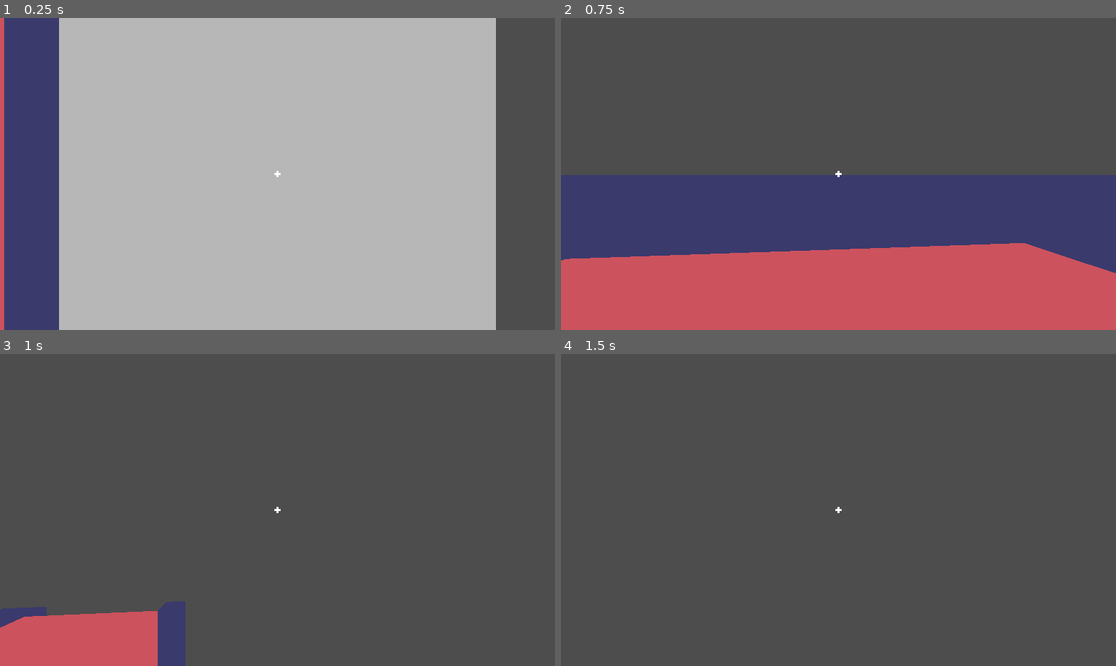
Above: before the commit, frames 1-4 (two rows, left to right).
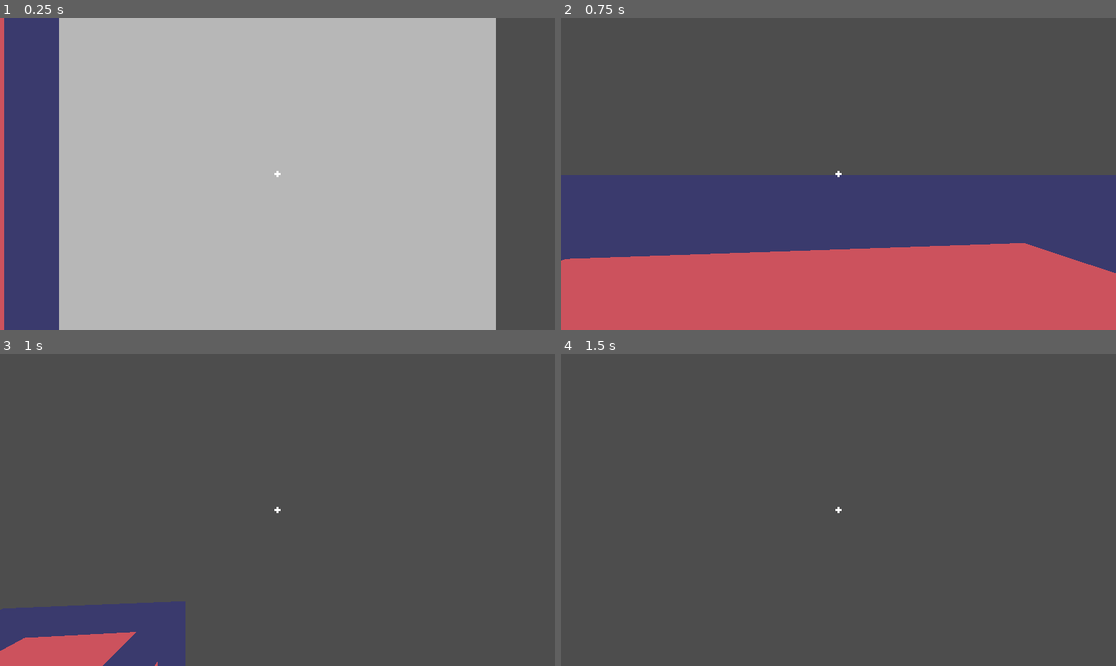
Above: after the commit, the same moments.

Repository: Hardware7253/Voxel-Demo
Game: Godot game, scene res://scenes/main.tscn
Two runs of this game, one before a commit and one after it. Both use one fixed random seed, a clock stepped at 60 frames per second and the inputs below.
Inputs (mouse positions are in pixels of both pictures, inside the frame that each line leads up to):
- Up to frame 1 (0.25 s): no input
- Up to frame 2 (0.75 s): tap Enter at 0.5 s; move the mouse to (866, 174) at 0.52 s; press the mouse at (866, 174) at 0.53 s; hold Space (fly_up) from 0.53 s (still down); right-click (866, 174) at 0.6 s
- Up to frame 3 (1 s): keep holding Space (fly_up)
- Up to frame 4 (1.5 s): keep holding Space (fly_up); move the mouse to (810, 510) at 1.27 s; release the mouse at (810, 510) at 1.28 s; click (810, 510) at 1.35 s

Frames 1-2 are identical in both runs. In frame 3, 3.2% of the frame differs, in the area x 0-30%, y 79-100%; in frame 4, nothing differs.

Commit message:
Rule tile thing almost works
It looks like it works but it's very buggy.
Behaviour seems to change with the placement normal direction

Diff:
--- a/blocks/transporter.gd
+++ b/blocks/transporter.gd
@@ -1,13 +1,11 @@
 extends StaticBody3D
-
-@export var replacement_block: PackedScene
 
 # Updates this block based on what block surrounds it
 # If the block is updated this function will spawn the new block and enter it into the blocks_dict
 # Returns true if the old block instance should be deleted
 func update_from_adjacent(adjacents: Array[Vector3i], block_grid: Node3D) -> bool:
 	if len(adjacents) != 2:
-		var new_block: Node3D = replacement_block.instantiate()
+		var new_block: Node3D = load("res://blocks/transporter_corner.tscn").instantiate()
 		block_grid.add_child(new_block);
 		new_block.global_position = self.global_position
 		new_block.basis = self.basis
--- a/blocks/transporter.tscn
+++ b/blocks/transporter.tscn
@@ -2,7 +2,6 @@
 
 [ext_resource type="Script" uid="uid://d3gi20ijhaod6" path="res://blocks/transporter.gd" id="1_onliu"]
 [ext_resource type="Texture2D" uid="uid://cpa4shl5mxm1o" path="res://assets/connector_2_0.png" id="1_picyo"]
-[ext_resource type="PackedScene" uid="uid://dpepqfdumftuk" path="res://blocks/transporter_corner.tscn" id="2_ojg12"]
 
 [sub_resource type="StandardMaterial3D" id="StandardMaterial3D_y22or"]
 resource_name = "Material.1"
@@ -49,7 +48,6 @@
 
 [node name="StaticBody3D" type="StaticBody3D" unique_id=1126289137]
 script = ExtResource("1_onliu")
-replacement_block = ExtResource("2_ojg12")
 metadata/align_direction = Vector3(1, 0, 0)
 metadata/name = "transporter"
 
--- a/blocks/transporter_corner.gd
+++ b/blocks/transporter_corner.gd
@@ -1,6 +1,4 @@
 extends StaticBody3D
-
-@export var replacement_block: PackedScene
 
 # Updates this block based on what block surrounds it
 # If the block is updated this function will spawn the new block and enter it into the blocks_dict
@@ -29,7 +27,7 @@
 			same_coord += 1
 
 	if same_coord == 2:
-		var new_block: Node3D = replacement_block.instantiate()
+		var new_block: Node3D = load("res://blocks/transporter.tscn").instantiate()
 		block_grid.add_child(new_block);
 		new_block.global_position = self.global_position
 		new_block.basis = self.basis
--- a/blocks/transporter_corner.tscn
+++ b/blocks/transporter_corner.tscn
@@ -2,7 +2,6 @@
 
 [ext_resource type="Texture2D" uid="uid://5ph5gxrjs37m" path="res://assets/corner_2_0.png" id="1_6bwtl"]
 [ext_resource type="Script" uid="uid://dov5hc3g6v2l4" path="res://blocks/transporter_corner.gd" id="1_12kge"]
-[ext_resource type="PackedScene" uid="uid://jot5pgo3utp0" path="res://blocks/transporter.tscn" id="2_hqxoo"]
 
 [sub_resource type="BoxShape3D" id="BoxShape3D_db2i8"]
 size = Vector3(8, 8, 8)
@@ -49,7 +48,6 @@
 
 [node name="StaticBody3D" type="StaticBody3D" unique_id=134905297]
 script = ExtResource("1_12kge")
-replacement_block = ExtResource("2_hqxoo")
 metadata/align_direction = Vector3(1, 0, 0)
 metadata/name = "transporter_corner"
 
--- a/scripts/adjacency_checker.gd
+++ b/scripts/adjacency_checker.gd
@@ -13,17 +13,21 @@
 	print(adjacents)
 	return adjacents
 
-# Updates the blocks adjacent to the one given
+# Updates the given blocks neighbors
 func update_neighbors(block_pos: Vector3, block_grid: Node3D):
 	var adjacents = get_adjacents(block_pos)
 	for adjacent in adjacents:
 		var adjacent_block_inst: Node3D = BlockGlobals.blocks_dict[Vector3i(adjacent)]
 		update_block(adjacent_block_inst, block_grid)
 
+# Updates the given block, and the blocks adjacent
+func update_block_and_neighbors(block_pos: Vector3, block_grid: Node3D):
+	update_neighbors(block_pos, block_grid)
+	update_block(BlockGlobals.blocks_dict[Vector3i(block_pos)], block_grid)
+
 # Update the given block instance
 # The block my change based on what's adjacent to itself
 func update_block(block: Node3D, block_grid: Node3D):
-
 	if block.has_method("update_from_adjacent"):
 		var block_replaced: bool = block.update_from_adjacent(get_adjacents(block.global_position), block_grid)
 		if block_replaced:
--- a/scripts/block_grid.gd
+++ b/scripts/block_grid.gd
@@ -38,7 +38,10 @@
 func rotate_to_match_dir(node: Node3D, node_alignment_dir: Vector3, match_dir: Vector3):
 	var angle = acos(node_alignment_dir.dot(match_dir)) # From θ = cos⁻¹((a·b) / (|a||b|))
 	var axis = node_alignment_dir.cross(match_dir)
-	node.basis = Basis(axis.normalized(), angle)
+	if axis.length() > 0.000001:
+		node.basis = Basis(axis.normalized(), angle)
+	else:
+		node.basis = Basis(match_dir, angle)
 
 # Highlight the blcok that the block detector raycast is colliding with
 func highlight_block():
@@ -74,7 +77,7 @@
 
 # Places a block at the provided position and returns the instance
 # null will be returned if the position was occupied
-func place_block(block_pos: Vector3, place_normal: Vector3, block_scene: PackedScene, block_parent: Node3D, add_block_to_dict := true) -> Node3D:
+func place_block(block_pos: Vector3, place_normal: Vector3, block_scene: PackedScene, block_parent: Node3D, dummy_block:= false) -> Node3D:
 	if BlockGlobals.blocks_dict.has(Vector3i(block_pos)):
 		return null
 
@@ -87,10 +90,9 @@
 	if block_align_dir != null:
 		rotate_to_match_dir(new_block, block_align_dir, place_normal)
 
-	if add_block_to_dict:
+	if not dummy_block:
 		BlockGlobals.blocks_dict[Vector3i(block_pos)] = new_block
-
-	adjacency_checker.update_neighbors(block_pos, self)
+		adjacency_checker.update_block_and_neighbors(block_pos, self)
 
 	return new_block
 
@@ -115,7 +117,7 @@
 		place_block(new_block_position, highlight_normal, block, self)
 
 		# Spawn temp block for placing multiple in a line
-		temp_block = place_block(next_block_position, highlight_normal, block, self, false)
+		temp_block = place_block(next_block_position, highlight_normal, block, self, true)
 		if is_instance_valid(temp_block):
 			temp_block.visible = false
 
@@ -128,18 +130,19 @@
 				# Turn the temp block into a real block
 				temp_block.visible = true
 				BlockGlobals.blocks_dict[Vector3i(temp_block.global_position)] = temp_block
-				adjacency_checker.update_neighbors(Vector3i(temp_block.global_position), self)
+				adjacency_checker.update_block_and_neighbors(Vector3i(temp_block.global_position), self)
 
 				# Spawn a new temp block
-				temp_block = place_block(temp_block.global_position + next_block_offset, next_block_offset.normalized(), block, self, false)
+				temp_block = place_block(temp_block.global_position + next_block_offset, next_block_offset.normalized(), block, self, true)
 
 				if is_instance_valid(temp_block):
 					temp_block.visible = false
 
 	if Input.is_action_just_pressed("delete_block") or Input.is_action_pressed("quick_delete"):
-		adjacency_checker.update_neighbors(Vector3i(highlighted_block_instance.global_position), self)
+		var deleted_position := Vector3i(highlighted_block_instance.global_position)
 		highlighted_block_instance.queue_free()
 		BlockGlobals.blocks_dict.erase(Vector3i(highlighted_block_instance.position))
+		adjacency_checker.update_neighbors(deleted_position, self)
 		reset_highlight()
 
 
